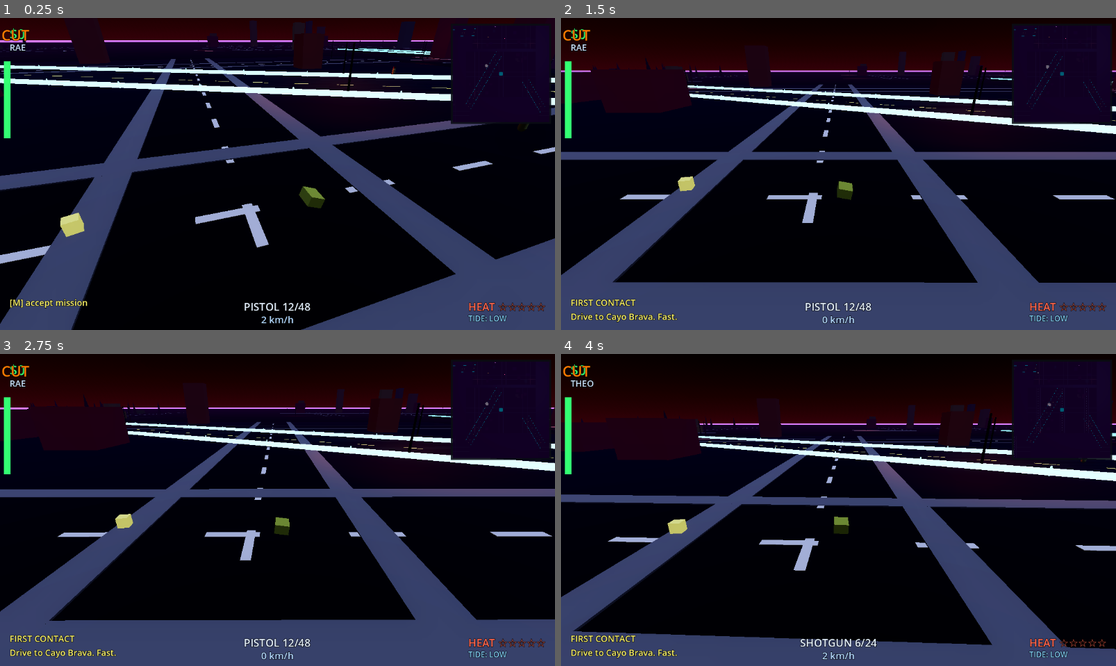
Above: before the commit, frames 1-4 (two rows, left to right).
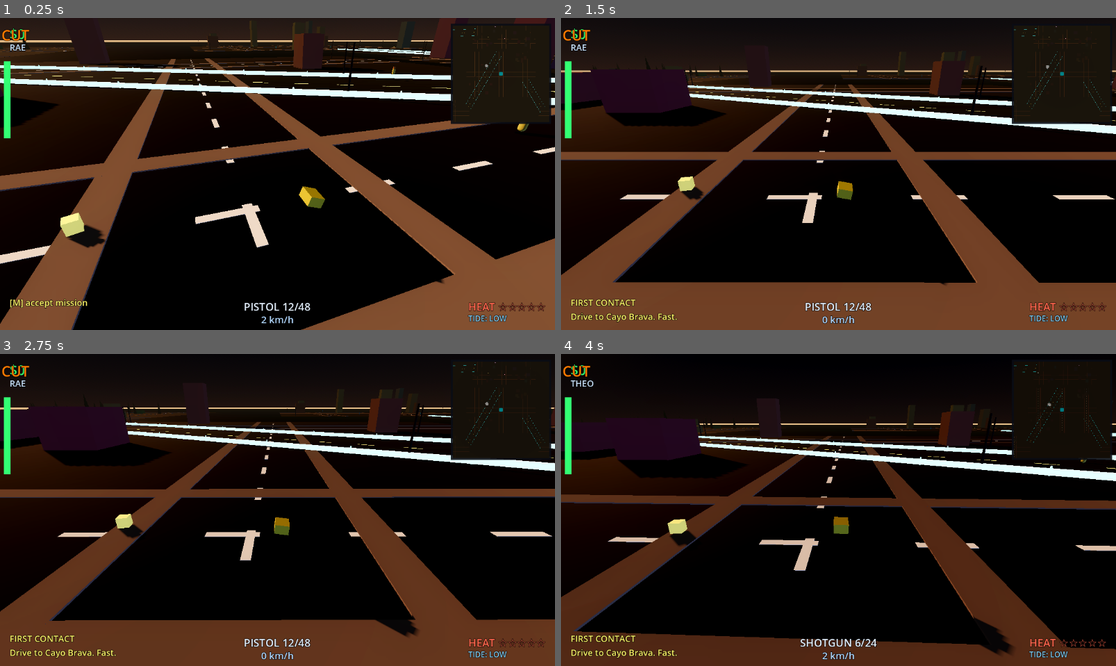
Above: after the commit, the same moments.

Repository: jaimepescht5-svg/Ge-te-Ay
Game: Godot game, scene res://Main.tscn
Same seed, same stepped clock (60 frames per second), same inputs: the game is played once before the commit and once after it.
Inputs:
- Up to frame 1 (0.25 s): no input
- Up to frame 2 (1.5 s): hold D (steer_right) 0.53-1.28 s; tap M (mission) at 0.6 s; hold S (brake) from 1.28 s (still down); tap Shift (run) at 1.35 s
- Up to frame 3 (2.75 s): release S (brake) at 2.03 s; hold D (steer_right) from 2.03 s (still down); hold F (shoot) from 2.03 s (still down)
- Up to frame 4 (4 s): release D (steer_right) at 2.78 s; release F (shoot) at 2.78 s; hold W (accel) 2.78-3.53 s; tap Tab (switch_lead) at 2.85 s; hold A (steer_left) from 3.53 s (still down); tap X (weapon_next) at 3.6 s

The runs differ from the first frame. In frame 1, 34% of the frame differs, in the area x 0-100%, y 0-100%; in frame 2, 35%, in the area x 0-100%, y 2-100%; in frame 3, 34%; in frame 4, 31%.

Commit message:
fix: realistic lighting per CLAUDE.md (blue golden-hour sky, warm dark fog, fix selfcheck golden-hour freeze elevation)
Co-Authored-By: Claude Sonnet 4.6 <noreply@anthropic.com>
Claude-Session: https://claude.ai/code/session_01HPYJRFLhoG3ztUohMaskrx

Diff:
--- a/prototype/neon-delta-slice/scripts/main.gd
+++ b/prototype/neon-delta-slice/scripts/main.gd
@@ -290,12 +290,12 @@
 	var e := Environment.new()
 	env = e
 
-	# --- procedural sky (synthwave golden-hour-into-violet) ---
+	# --- procedural sky (realistic golden-hour blue sky; CLAUDE.md: not synthwave) ---
 	sky_mat = ProceduralSkyMaterial.new()
-	sky_mat.sky_top_color = _hex(0x1a1140)
-	sky_mat.sky_horizon_color = _hex(0xff7b00)
-	sky_mat.ground_horizon_color = _hex(0xb967ff)
-	sky_mat.ground_bottom_color = _hex(0x0d0d14)
+	sky_mat.sky_top_color = _hex(0x3a6ea5)        # daytime blue
+	sky_mat.sky_horizon_color = _hex(0xe8b074)    # warm golden horizon
+	sky_mat.ground_horizon_color = _hex(0xc99a6a)
+	sky_mat.ground_bottom_color = _hex(0x2a2620)
 	sky_mat.sky_energy_multiplier = 1.0
 	var sky := Sky.new()
 	sky.sky_material = sky_mat
@@ -303,12 +303,12 @@
 	e.sky = sky
 
 	e.ambient_light_source = Environment.AMBIENT_SOURCE_SKY
-	e.ambient_light_color = Color(0.30, 0.34, 0.46)
+	e.ambient_light_color = Color(0.40, 0.42, 0.48)
 	e.ambient_light_energy = 0.65
-	e.ambient_light_sky_contribution = 0.4
+	e.ambient_light_sky_contribution = 0.5
 
 	e.fog_enabled = true
-	e.fog_light_color = Color(0.20, 0.14, 0.28)
+	e.fog_light_color = Color(0.18, 0.16, 0.13)   # warm dark fog, not violet
 	e.fog_density = 0.0016
 
 	# tone mapping
@@ -403,8 +403,10 @@
 # clip; otherwise the sun & moon sweep across DAY_SECONDS.
 func _update_day_night(delta: float) -> void:
 	if mode == "selfcheck":
-		day_time = DAY_SECONDS * 0.12   # frozen golden hour (low warm sun)
+		day_time = DAY_SECONDS * 0.29   # frozen golden hour (low warm sun, elev ~+0.25)
 	else:
+		if day_time == 0.0:
+			day_time = DAY_SECONDS * 0.70   # start at warm late-afternoon (CLAUDE.md tod 0.70)
 		day_time = fmod(day_time + delta, DAY_SECONDS)
 	var phase := day_time / DAY_SECONDS         # 0..1
 	# sun elevation: sin curve, +1 noon, -1 midnight, phase 0 = dawn
@@ -423,15 +425,15 @@
 	var golden := clampf(1.0 - absf(sun_elev - 0.2) * 2.5, 0.0, 1.0)
 	sun.light_color = Color(1.0, 0.93, 0.78).lerp(Color(1.0, 0.62, 0.35), golden)
 
-	# ambient + fog tie to elevation
+	# ambient + fog tie to elevation (realistic warm dark night -> bright day)
 	if env != null:
 		env.ambient_light_energy = lerpf(0.18, 0.85, day)
 		env.fog_density = lerpf(0.0042, 0.0012, day)
-		env.fog_light_color = _hex(0x231030).lerp(_hex(0x4a3a30), day)
+		env.fog_light_color = _hex(0x12100c).lerp(_hex(0x6a5c48), day)   # warm dark
 		if sky_mat != null:
-			sky_mat.sky_energy_multiplier = lerpf(0.25, 1.1, day)
-			sky_mat.sky_horizon_color = _hex(0xff2a6d).lerp(_hex(0xff9b3a), day)
-			sky_mat.sky_top_color = _hex(0x0a0820).lerp(_hex(0x2a3aa0), day)
+			sky_mat.sky_energy_multiplier = lerpf(0.20, 1.1, day)
+			sky_mat.sky_horizon_color = _hex(0x4a3a40).lerp(_hex(0xe8b074), day)  # night gray -> golden
+			sky_mat.sky_top_color = _hex(0x0a0e18).lerp(_hex(0x3a6ea5), day)      # deep night -> blue
 
 	# streetlights on at night
 	var lights_on := sun_elev < 0.15
